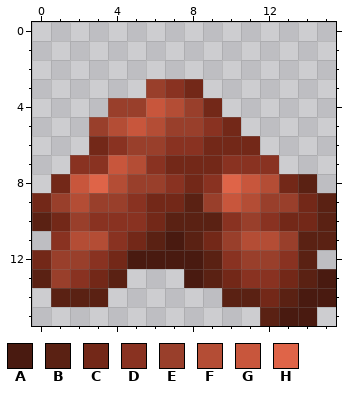
Edited in one commit: pixel-art sprite (Versandordner/Erledigt/crushed_bauxite.png). That is the earlier state.
The file is 16x16 pixels.
Palette (. is transparent): A #491a10  B #5a2113  C #732818  D #893221  E #993f2b  F #b44d35  G #c8563c  H #df6448
Pixels before, first column x 0:
 3 ......EDC.......
 4 ....EEGFEC......
 5 ...EFGFEEDC.....
 6 ...CDEEDDCCC....
 7 ..DDGFDCCCDDD...
 8 .CGHFEEDCDHGFCB.
 9 CEFEEDCCBEGFEECB
10 BCEDDDCBBBDEDCCB
11 .DFFDCBABCEFFEBB
12 CEEDCAAAABDEEDB.
13 BEDCB...ABCDDCBA
14 .BBB......BBCBAA
15 ............BAA.
Now the later version:
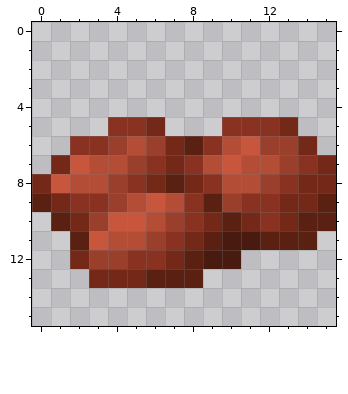
The edit:
Changed rows in their new state; - is an unchanged pixel.
first column x 0:
 3 ------...-------
 4 ----......------
 5 ---.DDC...DDDC--
 6 --DDEF-CBDFGEEC-
 7 -CGFFE--DFGFFEDC
 8 CGFFEDCB--FFEDCC
 9 BCDD-FGFDBEDDC--
10 .BCEGGFEDCBC--B-
11 -.BGFFEDCBAABB-.
12 ..CEEDDCBAA....-
13 ...-CCBBB.......
14 -...------......
15 ------------...-
Boxes around the changes in both pictures, in picture pixels (x1, y1, x2, y2):
changed: (32, 79, 336, 326)
